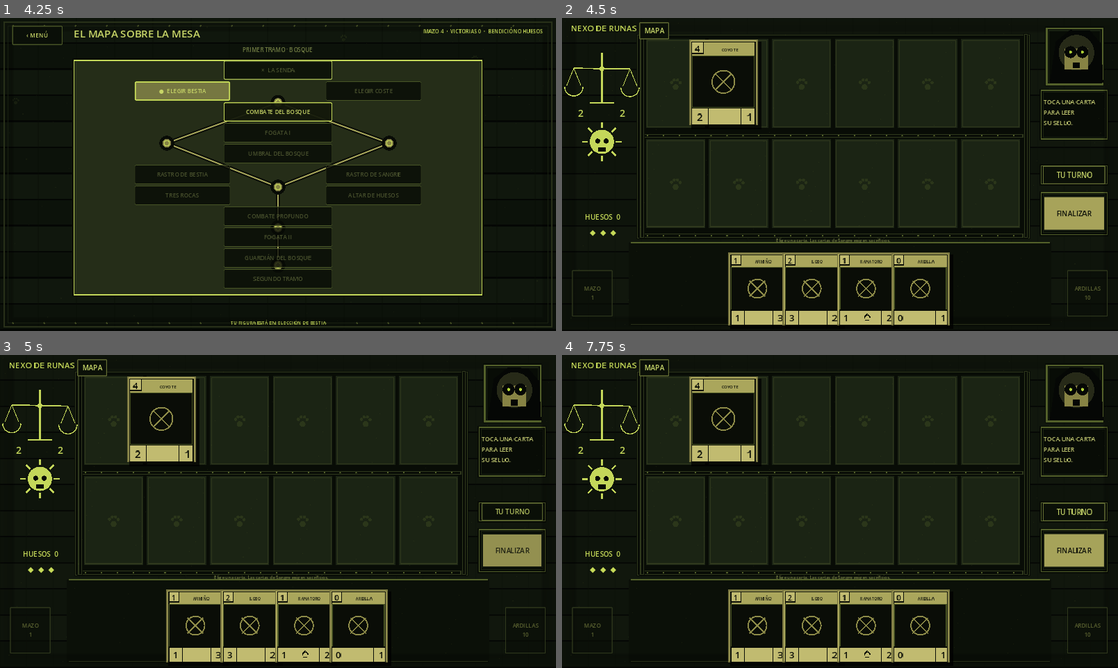
Above: before the commit, frames 1-4 (two rows, left to right).
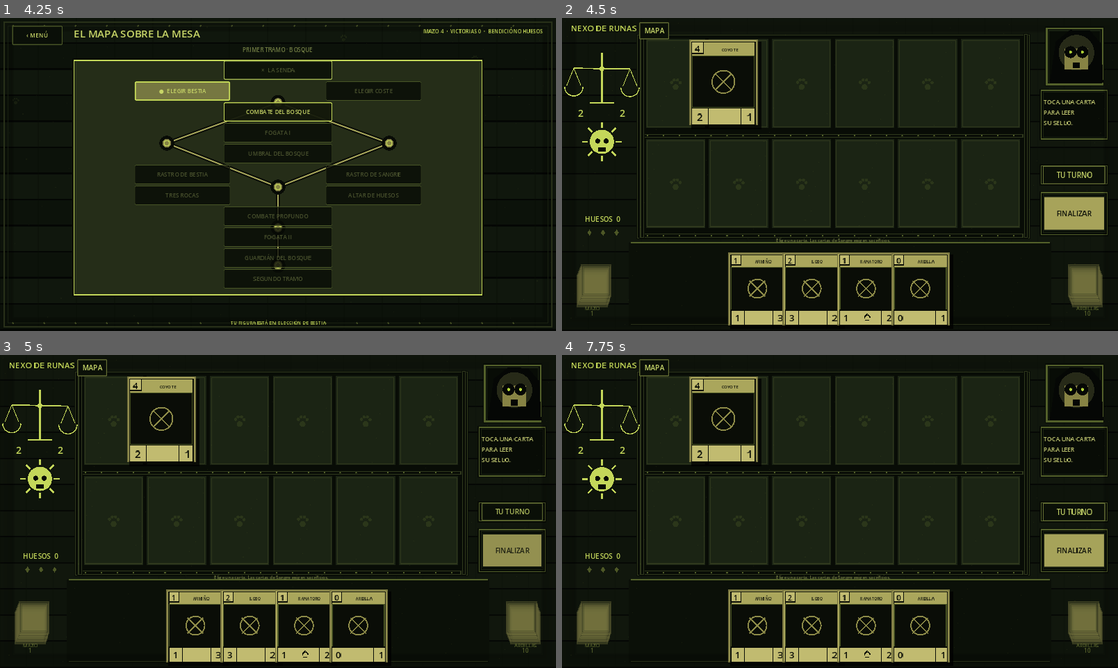
Above: after the commit, the same moments.

Repository: LoloscarPrr/Nexo-de-runas-v2
Game: Godot game, scene res://scenes/main.tscn
Same seed, same stepped clock (60 frames per second), same inputs: the game is played once before the commit and once after it.
Inputs (mouse positions are in pixels of both pictures, inside the frame that each line leads up to):
- Up to frame 1 (4.25 s): click "NUEVA PARTIDA INICIAR EL CICLO" at 0.5 s; click "‹ MENÚ" at 1.25 s; click "NUEVA PARTIDA INICIAR EL CICLO" at 2 s; click "ELEGIR BESTIA" at 2.75 s; click (166, 152) at 3.52 s
- Up to frame 2 (4.5 s): click "COMBATE DEL BOSQUE" at 4.25 s
- Up to frame 3 (5 s): no input
- Up to frame 4 (7.75 s): click "MAPA" at 5 s; click "‹ MENÚ" at 5.75 s; click "CONTINUAR VOLVER AL TABLERO" at 6.5 s; click "COMBATE DEL BOSQUE" at 7.25 s

Frame 1 is identical in both runs. In frame 2, 1.9% of the frame differs, in the area x 1-99%, y 62-96%; in frame 3, 1.9%; in frame 4, 1.9%.

Commit message:
Animate decks bones crystals and draw feedback

Diff:
--- a/scripts/ui/immersive_campaign_view.gd
+++ b/scripts/ui/immersive_campaign_view.gd
@@ -8,6 +8,9 @@
 const AnimatedTotemScript = preload("res://scripts/ui/mockup_hud/animated_totem.gd")
 const AnimatedEnemyPortraitScript = preload("res://scripts/ui/mockup_hud/animated_enemy_portrait.gd")
 const AnimatedActionButtonScript = preload("res://scripts/ui/mockup_hud/animated_action_button.gd")
+const AnimatedCounterScript = preload("res://scripts/ui/mockup_hud/animated_counter.gd")
+const AnimatedCrystalBarScript = preload("res://scripts/ui/mockup_hud/animated_crystal_bar.gd")
+const AnimatedDeckButtonScript = preload("res://scripts/ui/mockup_hud/animated_deck_button.gd")
 
 const I_INK := Color8(199, 213, 103)
 const I_MUTED := Color8(113, 125, 67)
@@ -27,6 +30,9 @@
 var _hud_battle_id := -1
 var _hud_last_scale := 0
 var _hud_last_bones := 0
+var _hud_last_draw_count := -1
+var _hud_last_squirrel_count := -1
+var _hud_last_blood_ready := 0
 
 func _render_battle() -> void:
 	_clear_screen()
@@ -39,15 +45,26 @@
 
 	var battle_id: int = int(battle_state.get_instance_id())
 	var first_hud_frame: bool = battle_id != _hud_battle_id
+	var blood_cost: int = battle_state.blood_cost_for(selected_hand_index)
+	var blood_ready: int = battle_state.blood_value_for_sacrifices(selected_sacrifices)
 	var scale_delta: int = 0
 	var bones_delta: int = 0
+	var draw_delta: int = 0
+	var squirrel_delta: int = 0
+	var blood_delta: int = 0
 	if first_hud_frame:
 		_hud_battle_id = battle_id
 		_hud_last_scale = battle_state.scale
 		_hud_last_bones = battle_state.bones
+		_hud_last_draw_count = battle_state.draw_pile.size()
+		_hud_last_squirrel_count = battle_state.squirrel_pile_count
+		_hud_last_blood_ready = blood_ready
 	else:
 		scale_delta = battle_state.scale - _hud_last_scale
 		bones_delta = battle_state.bones - _hud_last_bones
+		draw_delta = battle_state.draw_pile.size() - _hud_last_draw_count
+		squirrel_delta = battle_state.squirrel_pile_count - _hud_last_squirrel_count
+		blood_delta = blood_ready - _hud_last_blood_ready
 
 	var table := ImmersiveTableScript.new()
 	table.balance = battle_state.scale
@@ -85,11 +102,18 @@
 	if scale_delta > 0:
 		enemy_portrait.hit()
 
-	var blood_cost: int = battle_state.blood_cost_for(selected_hand_index)
-	var blood_ready: int = battle_state.blood_value_for_sacrifices(selected_sacrifices)
 	var blood_text := "SANGRE  %d/%d" % [blood_ready, blood_cost] if blood_cost > 0 else "HUESOS  %d" % battle_state.bones
-	_place(_label(blood_text, maxi(12, int(20 * s)), MOCK_GLOW, HORIZONTAL_ALIGNMENT_CENTER), _mock_rect(28, 536, 170, 36, s, ox, oy))
-	_place(_label("◆  ◆  ◆", maxi(13, int(22 * s)), MOCK_GLOW, HORIZONTAL_ALIGNMENT_CENTER), _mock_rect(38, 576, 150, 34, s, ox, oy))
+	var resource_counter := AnimatedCounterScript.new()
+	resource_counter.text_value = blood_text
+	_place(resource_counter, _mock_rect(28, 531, 170, 42, s, ox, oy))
+	if bones_delta != 0 or blood_delta != 0:
+		resource_counter.animate_change()
+
+	var crystals := AnimatedCrystalBarScript.new()
+	crystals.filled = mini(3, blood_ready) if blood_cost > 0 else 0
+	_place(crystals, _mock_rect(38, 574, 150, 38, s, ox, oy))
+	if blood_delta != 0:
+		crystals.flash()
 
 	# Libro de reglas contextual: en móvil el sello debe entenderse sin hover.
 	var inspect_data: Dictionary = {}
@@ -154,18 +178,28 @@
 	else:
 		_place(_label("TU MANO ESTÁ VACÍA", maxi(12, int(18 * s)), MOCK_MUTED, HORIZONTAL_ALIGNMENT_CENTER), _mock_rect(570, 735, 400, 32, s, ox, oy))
 
-	# Pilas de mazo en las esquinas inferiores. Son los propios objetivos táctiles.
-	var draw_deck := _small_button("MAZO\n%d" % battle_state.draw_pile.size(), int(104 * s))
+	# Pilas físicas independientes: respiración idle y tirón al robar.
+	var draw_deck := AnimatedDeckButtonScript.new()
+	draw_deck.deck_label = "MAZO"
+	draw_deck.count = battle_state.draw_pile.size()
+	draw_deck.mirrored = false
+	draw_deck.pulse_active = battle_state.needs_draw() and not battle_state.draw_pile.is_empty()
 	draw_deck.disabled = not battle_state.needs_draw() or battle_state.draw_pile.is_empty()
 	draw_deck.pressed.connect(_draw_regular)
-	_mock_button_style(draw_deck, true)
 	_place(draw_deck, _mock_rect(28, 696, 112, 128, s, ox, oy))
-
-	var squirrels := _small_button("ARDILLAS\n%d" % battle_state.squirrel_pile_count, int(104 * s))
+	if draw_delta < 0:
+		draw_deck.animate_draw()
+
+	var squirrels := AnimatedDeckButtonScript.new()
+	squirrels.deck_label = "ARDILLAS"
+	squirrels.count = battle_state.squirrel_pile_count
+	squirrels.mirrored = true
+	squirrels.pulse_active = battle_state.needs_draw() and battle_state.squirrel_pile_count > 0
 	squirrels.disabled = not battle_state.needs_draw() or battle_state.squirrel_pile_count <= 0
 	squirrels.pressed.connect(_draw_squirrel)
-	_mock_button_style(squirrels, true)
 	_place(squirrels, _mock_rect(1396, 696, 112, 128, s, ox, oy))
+	if squirrel_delta < 0:
+		squirrels.animate_draw()
 
 	# Columna derecha: finalizar como botón grande de papel.
 	var bell := AnimatedActionButtonScript.new()
@@ -195,6 +229,9 @@
 
 	_hud_last_scale = battle_state.scale
 	_hud_last_bones = battle_state.bones
+	_hud_last_draw_count = battle_state.draw_pile.size()
+	_hud_last_squirrel_count = battle_state.squirrel_pile_count
+	_hud_last_blood_ready = blood_ready
 
 func _mock_rect(x: float, y: float, w: float, h: float, s: float, ox: float, oy: float) -> Rect2:
 	return Rect2(ox + x * s, oy + y * s, w * s, h * s)
